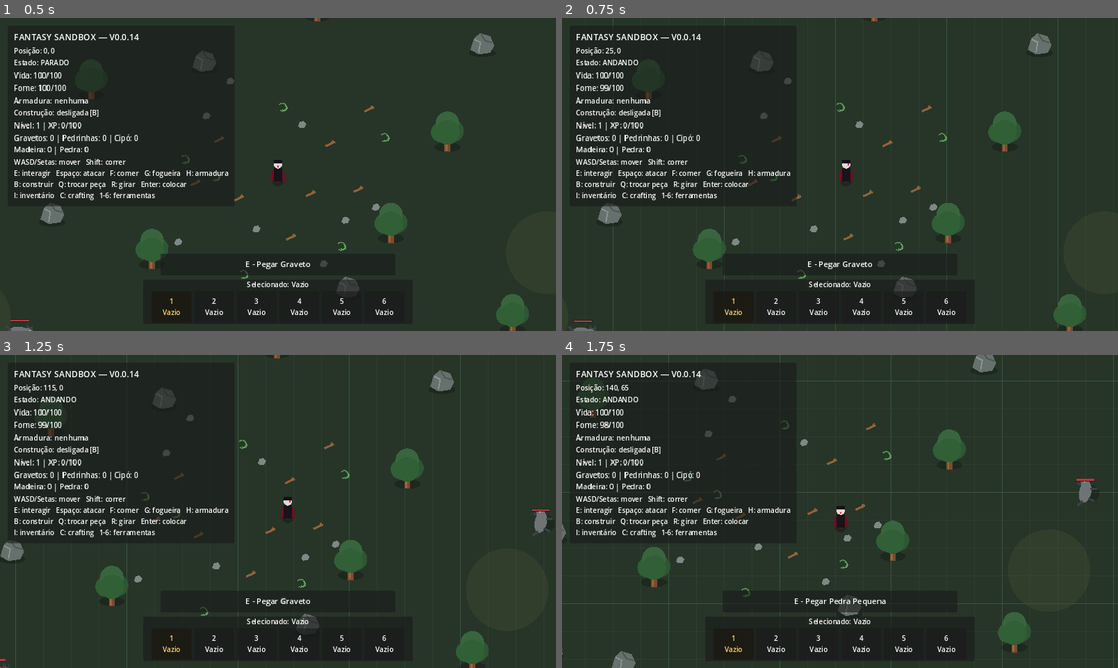
Above: before the commit, frames 1-4 (two rows, left to right).
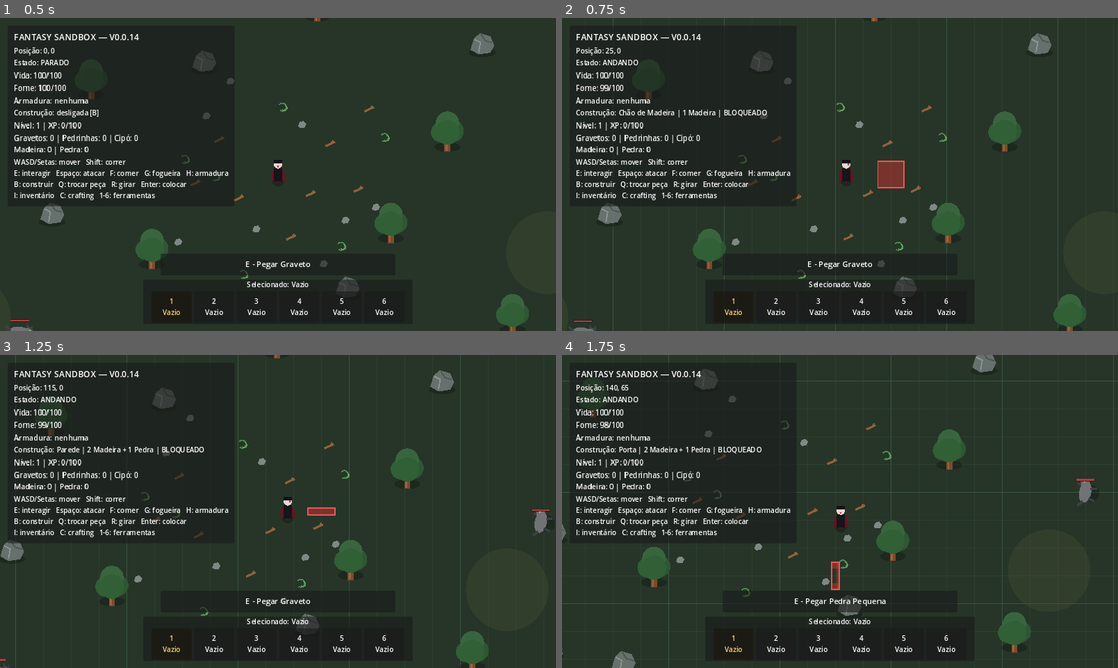
Above: after the commit, the same moments.

Repository: janduyankiingles-ops/Fantasy-Sandbox
Game: Godot game, scene res://scenes/main.tscn
Same seed, same stepped clock (60 frames per second), same inputs: the game is played once before the commit and once after it.
Inputs:
- Up to frame 1 (0.5 s): no input
- Up to frame 2 (0.75 s): tap Enter at 0.5 s; hold D from 0.53 s (still down); tap B at 0.6 s
- Up to frame 3 (1.25 s): keep holding D; tap Space at 0.77 s; tap Q at 0.8 s
- Up to frame 4 (1.75 s): release D at 1.28 s; hold S from 1.28 s (still down); tap Q at 1.35 s; tap Space at 1.52 s; tap R at 1.55 s

Frame 1 is identical in both runs. In frame 2, 0.7% of the frame differs, in the area x 10-62%, y 29-55%; in frame 3, 0.4%; in frame 4, 0.4%.

Commit message:
v0.0.14: connect building mode controls and HUD

Diff:
--- a/scripts/main.gd
+++ b/scripts/main.gd
@@ -6,6 +6,7 @@
 @onready var health_label: Label = $HUD/Panel/Margin/VBox/HealthLabel
 @onready var hunger_label: Label = $HUD/Panel/Margin/VBox/HungerLabel
 @onready var armor_label: Label = $HUD/Panel/Margin/VBox/ArmorLabel
+@onready var building_label: Label = $HUD/Panel/Margin/VBox/BuildingLabel
 @onready var progression_label: Label = $HUD/Panel/Margin/VBox/ProgressionLabel
 @onready var inventory_label: Label = $HUD/Panel/Margin/VBox/InventoryLabel
 @onready var interaction_panel: PanelContainer = $HUD/InteractionPanel
@@ -13,6 +14,7 @@
 @onready var inventory_ui: Control = $HUD/InventoryUI as Control
 @onready var hotbar_ui: Control = $HUD/HotbarUI as Control
 @onready var crafting_ui: Control = $HUD/CraftingUI as Control
+@onready var building_system: Node2D = $BuildingSystem as Node2D
 
 func _ready() -> void:
 	player.connect("inventory_changed", Callable(self, "_update_inventory"))
@@ -27,15 +29,47 @@
 
 		if key_event.keycode == KEY_I:
 			crafting_ui.call("close_crafting")
+			if bool(building_system.call("is_build_mode")):
+				building_system.call("toggle_build_mode")
 			inventory_ui.call("toggle_inventory")
 			get_viewport().set_input_as_handled()
 			return
 
 		if key_event.keycode == KEY_C:
 			inventory_ui.call("close_inventory")
+			if bool(building_system.call("is_build_mode")):
+				building_system.call("toggle_build_mode")
 			crafting_ui.call("toggle_crafting")
 			get_viewport().set_input_as_handled()
 			return
+
+		if key_event.keycode == KEY_B:
+			inventory_ui.call("close_inventory")
+			crafting_ui.call("close_crafting")
+			building_system.call("toggle_build_mode")
+			get_viewport().set_input_as_handled()
+			return
+
+		if bool(building_system.call("is_build_mode")):
+			if key_event.keycode == KEY_Q:
+				building_system.call("cycle_piece")
+				get_viewport().set_input_as_handled()
+				return
+
+			if key_event.keycode == KEY_R:
+				building_system.call("rotate_piece")
+				get_viewport().set_input_as_handled()
+				return
+
+			if key_event.keycode == KEY_ENTER or key_event.keycode == KEY_KP_ENTER:
+				building_system.call("try_place_piece")
+				get_viewport().set_input_as_handled()
+				return
+
+			if key_event.keycode == KEY_ESCAPE:
+				building_system.call("toggle_build_mode")
+				get_viewport().set_input_as_handled()
+				return
 
 		if key_event.keycode == KEY_G:
 			player.call("place_campfire")
@@ -71,6 +105,7 @@
 	health_label.text = str(player.call("get_health_text"))
 	hunger_label.text = str(player.call("get_hunger_text"))
 	armor_label.text = str(player.call("get_armor_text"))
+	building_label.text = str(building_system.call("get_status_text"))
 	progression_label.text = str(player.call("get_progression_text"))
 	position_label.text = "Posição: %d, %d" % [
 		roundi(player.global_position.x),
